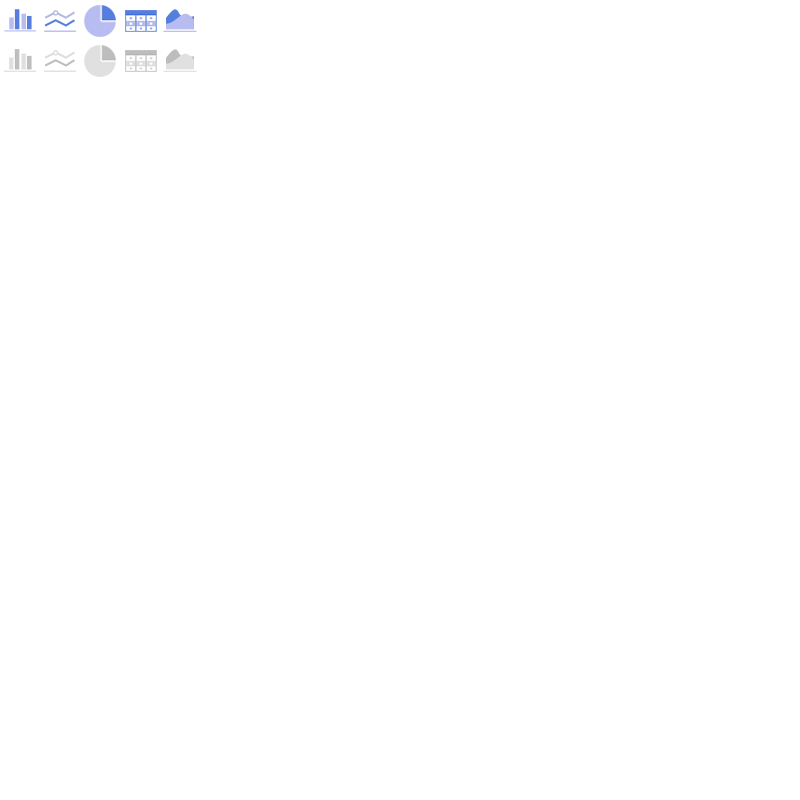
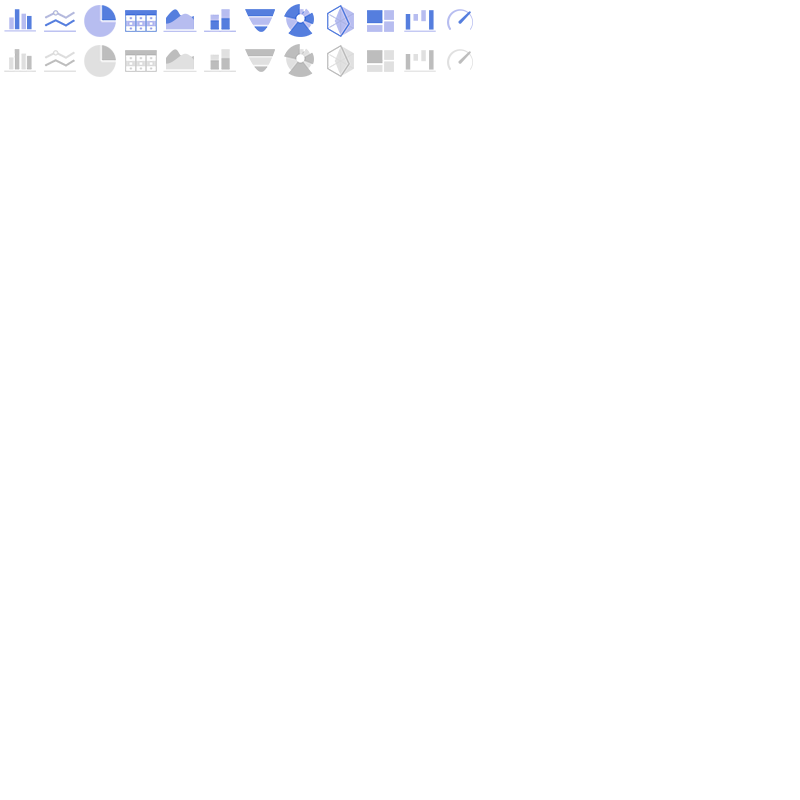
Two versions of the same layered image (800 × 800). Layer-by-layer changes:
added layer "图层 14 拷贝" (50%) above "图层 14" over (245, 49, 275, 72)
added layer "图层 14" above "图层 13 拷贝" over (245, 9, 275, 32)
added layer "图层 13 拷贝" (50%) above "图层 13" over (204, 49, 236, 72)
added layer "图层 13" above "图层 7" over (204, 9, 236, 32)
added layer "计量图 拷贝" (50%) above "计量图" over (447, 49, 473, 70)
added layer "计量图" above "瀑布图 拷贝" over (447, 9, 473, 30)
added layer "瀑布图 拷贝" (50%) above "瀑布图" over (404, 50, 436, 72)
added layer "瀑布图" above "图层 17 拷贝" over (404, 10, 436, 32)
added layer "图层 17 拷贝" (50%) above "图层 17" over (367, 50, 394, 72)
added layer "图层 17" above "图层 16 拷贝" over (367, 10, 394, 32)
added layer "图层 16 拷贝" (50%) above "图层 16" over (327, 45, 354, 77)
added layer "图层 16" above "图层 15 拷贝" over (327, 5, 354, 37)
added layer "图层 15 拷贝" (50%) above "图层 15" over (284, 44, 314, 77)
added layer "图层 15" above "图层 11 拷贝" over (284, 4, 314, 37)
